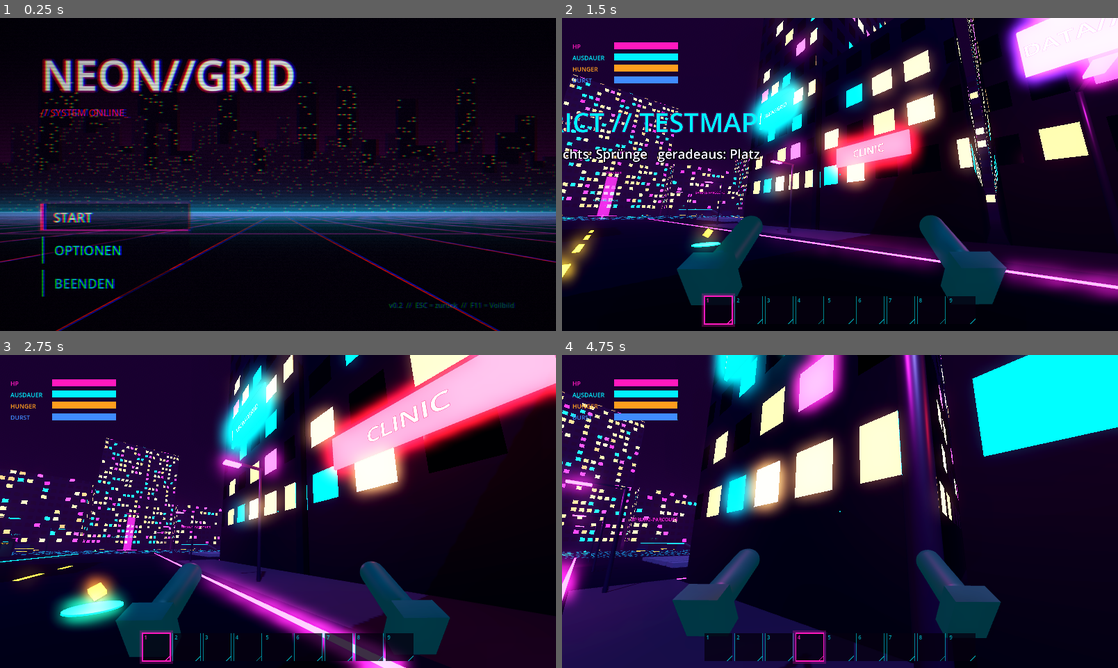
Above: before the commit, frames 1-4 (two rows, left to right).
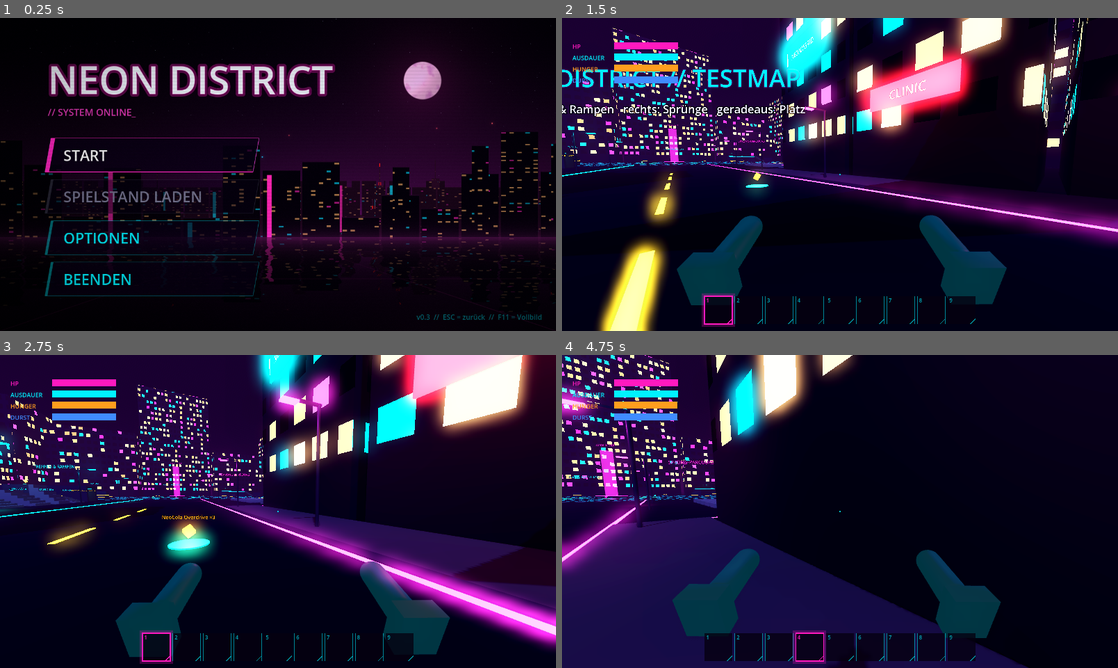
Above: after the commit, the same moments.

Repository: CaptainArschbart/Test
Game: Godot game, scene res://scenes/menu/main_menu.tscn
Same seed, same stepped clock (60 frames per second), same inputs: the game is played once before the commit and once after it.
Inputs (mouse positions are in pixels of both pictures, inside the frame that each line leads up to):
- Up to frame 1 (0.25 s): no input
- Up to frame 2 (1.5 s): click "START" at 0.5 s; tap Enter at 1.25 s; move the mouse to (867, 174) at 1.27 s; hold W (move_forward) from 1.28 s (still down); hold Q (drop_item) from 1.28 s (still down)
- Up to frame 3 (2.75 s): keep holding W (move_forward); tap Space (jump) at 1.52, 2.27 s; move the mouse to (250, 511) at 2.02 s; release Q (drop_item) at 2.03 s; tap 1 (hotbar_1) at 2.1 s
- Up to frame 4 (4.75 s): keep holding W (move_forward); move the mouse to (851, 505) at 2.77 s; tap 2 (hotbar_2) at 2.85 s; move the mouse to (834, 517) at 3.52 s; tap 3 (hotbar_3) at 3.6 s; tap Space (jump) at 3.77, 4.52 s; move the mouse to (878, 514) at 4.27 s; tap 4 (hotbar_4) at 4.35 s

The runs differ from the first frame. In frame 1, 31% of the frame differs, in the area x 0-100%, y 0-100%; in frame 2, 50%; in frame 3, 50%; in frame 4, 41%.

Commit message:
Hauptmenü neu gestaltet: Knöpfe links mittig, Spielstand laden, ruhigere Effekte, neuer Hintergrund
- Große, schräge Neon-Knöpfe links mittig unter dem Titel
- Neuer Knopf Spielstand laden (deaktiviert, noch kein Speichersystem)
- Titel NEON DISTRICT (Platzhalter) ohne Farbkanal-Kopien
- CRT-Overlay ohne Chromatic Aberration, Scanlines/Rauschen/Glitch schwächer
- Hintergrund: Sterne, Mond, Wolken, Flugtaxis, drei Häuserreihen mit
  Leuchtreklamen, nasse Straße mit Spiegelung
- README und claude_updatenotice.md ergänzt

Co-Authored-By: Claude Opus 5.5 (1M context) <noreply@anthropic.com>
Claude-Session: https://claude.ai/code/session_01TXpzxYt3h4hqLvFZxHJrh8

Diff:
--- a/scenes/menu/crt_overlay.gdshader
+++ b/scenes/menu/crt_overlay.gdshader
@@ -1,12 +1,13 @@
 shader_type canvas_item;
-// Liegt über dem ganzen Menü: Scanlines, Farbverschiebung (Chromatic
-// Aberration), Vignette und kurze Glitch-Störungen.
+// Liegt über dem ganzen Menü: feine Scanlines, Vignette, leichtes Rauschen und
+// seltene, schwache Glitch-Störungen. Keine Farbverschiebung (Chromatic
+// Aberration), damit Text scharf bleibt.
 
 uniform sampler2D screen_tex : hint_screen_texture, filter_linear_mipmap;
-uniform float scanline_strength : hint_range(0.0, 1.0) = 0.22;
-uniform float aberration : hint_range(0.0, 0.02) = 0.0025;
-uniform float vignette : hint_range(0.0, 2.0) = 0.9;
-// Wird vom Skript kurzzeitig hochgesetzt (0 = ruhig, 1 = starker Glitch).
+uniform float scanline_strength : hint_range(0.0, 1.0) = 0.07;
+uniform float vignette : hint_range(0.0, 2.0) = 0.7;
+uniform float noise_strength : hint_range(0.0, 0.2) = 0.015;
+// Wird vom Skript kurzzeitig hochgesetzt (0 = ruhig, 1 = stärkster Glitch).
 uniform float glitch : hint_range(0.0, 1.0) = 0.0;
 
 float hash(float n) {
@@ -16,26 +17,19 @@
 void fragment() {
 	vec2 uv = SCREEN_UV;
 
-	// Horizontale Streifen, die beim Glitch seitlich verrutschen
-	float band = floor(uv.y * 24.0 + floor(TIME * 18.0) * 3.0);
-	float shift = (hash(band) - 0.5) * 0.08 * glitch * step(0.6, hash(band + 1.7));
-	uv.x += shift;
+	// Beim Glitch verrutschen einzelne horizontale Streifen ein Stück.
+	float band = floor(uv.y * 32.0 + floor(TIME * 14.0) * 3.0);
+	uv.x += (hash(band) - 0.5) * 0.015 * glitch * step(0.75, hash(band + 1.7));
 
-	float ab = aberration + glitch * 0.012;
-	float r = texture(screen_tex, uv + vec2(ab, 0.0)).r;
-	float g = texture(screen_tex, uv).g;
-	float b = texture(screen_tex, uv - vec2(ab, 0.0)).b;
-	vec3 col = vec3(r, g, b);
+	vec3 col = texture(screen_tex, uv).rgb;
 
-	// Scanlines (an Bildschirmpixel gebunden) und leichtes Flackern
+	// Scanlines (an Bildschirmpixel gebunden), kaum Flackern
 	float scan = sin(FRAGCOORD.y * 3.14159) * 0.5 + 0.5;
 	col *= 1.0 - scanline_strength * scan;
-	col *= 0.97 + 0.03 * sin(TIME * 60.0);
+	col *= 0.99 + 0.01 * sin(TIME * 50.0);
 
-	// Rauschen
-	col += (hash(dot(FRAGCOORD.xy, vec2(12.9898, 78.233)) + TIME) - 0.5) * 0.04;
+	col += (hash(dot(FRAGCOORD.xy, vec2(12.9898, 78.233)) + TIME) - 0.5) * noise_strength;
 
-	// Vignette
 	vec2 v = SCREEN_UV - 0.5;
 	col *= 1.0 - dot(v, v) * vignette;
 
--- a/scenes/menu/main_menu.gd
+++ b/scenes/menu/main_menu.gd
@@ -1,5 +1,8 @@
 extends Control
-## Hauptmenü im Cyberpunk-Stil: Start, Optionen, Beenden.
+## Hauptmenü im Cyberpunk-Stil: Start, Spielstand laden, Optionen, Beenden.
+##
+## "Spielstand laden" ist ein Platzhalter und bleibt deaktiviert, bis es ein
+## Speichersystem gibt.
 ##
 ## Die Optionen sind die gemeinsame Szene scenes/options/options_menu.tscn, dieselbe
 ## wie im Pausemenü. Sie bearbeitet eine Kopie der Einstellungen. Erst "Übernehmen"
@@ -11,10 +14,12 @@
 @export_file("*.tscn") var game_scene := "res://scenes/testmap/testmap.tscn"
 
 @export_group("Glitch")
-## Zeitraum (Sekunden), in dem zufällig ein Glitch kommt.
-@export var glitch_interval_min := 1.5
-@export var glitch_interval_max := 4.5
-@export var glitch_duration := 0.18
+## Zeitraum (Sekunden), in dem zufällig ein schwacher Glitch kommt.
+@export var glitch_interval_min := 5.0
+@export var glitch_interval_max := 10.0
+@export var glitch_duration := 0.12
+## Stärke der zufälligen Glitches (0–1).
+@export_range(0.0, 1.0) var glitch_strength := 0.3
 
 var _glitch_timer := 0.0
 var _glitch_left := 0.0
@@ -23,11 +28,10 @@
 @onready var overlay_material: ShaderMaterial = $Overlay.material
 @onready var title_box: Control = %TitleBox
 @onready var title: Label = %Title
-@onready var title_cyan: Label = %TitleCyan
-@onready var title_magenta: Label = %TitleMagenta
 @onready var cursor_label: Label = %Subtitle
 @onready var main_buttons: Control = %MainButtons
 @onready var start_button: Button = %StartButton
+@onready var load_button: Button = %LoadButton
 @onready var options_button: Button = %OptionsButton
 @onready var quit_button: Button = %QuitButton
 @onready var options_panel: Control = %OptionsPanel
@@ -42,11 +46,14 @@
 	options_button.pressed.connect(_show_options)
 	quit_button.pressed.connect(_on_quit_pressed)
 	options.closed.connect(_hide_options)
-	options.glitch_requested.connect(_trigger_glitch)
+	# Die Optionen fordern recht kräftige Glitches an; im Hauptmenü gedämpft.
+	options.glitch_requested.connect(
+		func(strength: float, duration: float) -> void: _trigger_glitch(strength * 0.3, duration)
+	)
 
-	for button: Button in [start_button, options_button, quit_button]:
-		button.mouse_entered.connect(button.grab_focus)
-		button.focus_entered.connect(_trigger_glitch.bind(0.35, 0.08))
+	for button: Button in [start_button, load_button, options_button, quit_button]:
+		button.mouse_entered.connect(_focus_if_enabled.bind(button))
+		button.focus_entered.connect(_trigger_glitch.bind(0.12, 0.06))
 
 	_schedule_glitch()
 	start_button.grab_focus()
@@ -57,7 +64,7 @@
 func _process(delta: float) -> void:
 	_glitch_timer -= delta
 	if _glitch_timer <= 0.0:
-		_trigger_glitch(randf_range(0.4, 1.0), glitch_duration)
+		_trigger_glitch(randf_range(0.5, 1.0) * glitch_strength, glitch_duration)
 		_schedule_glitch()
 
 	var strength := 0.0
@@ -68,11 +75,8 @@
 			strength = 0.0
 	overlay_material.set_shader_parameter("glitch", strength)
 
-	# Titel: Farbkanäle zittern leicht, beim Glitch stärker.
-	var jitter := 2.0 + strength * 14.0
-	title_cyan.position = Vector2(randf_range(-jitter, 0.0), randf_range(-1.0, 1.0) * strength * 4.0)
-	title_magenta.position = Vector2(randf_range(0.0, jitter), randf_range(-1.0, 1.0) * strength * 4.0)
-	title.position.x = randf_range(-1.0, 1.0) * strength * 6.0
+	# Titel: ruhiges Neon, das beim Glitch kurz flackert.
+	title.modulate.a = 1.0 - strength * randf_range(0.0, 0.6)
 
 	# Blinkender Cursor hinter dem Untertitel.
 	var blink := fmod(Time.get_ticks_msec() / 1000.0, 1.0) < 0.5
@@ -86,6 +90,11 @@
 	elif event is InputEventKey and event.pressed and not event.echo and event.keycode == KEY_F11:
 		# Die Optionen ziehen das Vollbild im Entwurf selbst nach (Settings.changed).
 		Settings.toggle_fullscreen()
+
+
+func _focus_if_enabled(button: Button) -> void:
+	if not button.disabled:
+		button.grab_focus()
 
 
 func _trigger_glitch(strength: float, duration: float) -> void:
@@ -103,7 +112,7 @@
 	_starting = true
 	main_buttons.process_mode = Node.PROCESS_MODE_DISABLED
 	# Kurzer, harter Glitch als Übergang, dann ins Spiel.
-	_trigger_glitch(1.0, 0.5)
+	_trigger_glitch(0.6, 0.4)
 	var tween := create_tween()
 	tween.tween_property($Fade, "color:a", 1.0, 0.45)
 	await tween.finished
--- a/scenes/menu/main_menu.tscn
+++ b/scenes/menu/main_menu.tscn
@@ -13,21 +13,93 @@
 shader = ExtResource("3_crt")
 
 [sub_resource type="LabelSettings" id="LabelSettings_title"]
-font_size = 96
-font_color = Color(1, 1, 1, 1)
-outline_size = 2
-outline_color = Color(1, 1, 1, 0.6)
-shadow_size = 18
-shadow_color = Color(1, 0.1, 0.75, 0.45)
+font_size = 88
+font_color = Color(0.95, 0.97, 1, 1)
+outline_size = 3
+outline_color = Color(1, 0.2, 0.75, 0.55)
+shadow_size = 24
+shadow_color = Color(1, 0.1, 0.75, 0.35)
 shadow_offset = Vector2(0, 0)
 
-[sub_resource type="LabelSettings" id="LabelSettings_title_cyan"]
-font_size = 96
-font_color = Color(0, 0.95, 1, 0.75)
-
-[sub_resource type="LabelSettings" id="LabelSettings_title_magenta"]
-font_size = 96
-font_color = Color(1, 0.1, 0.6, 0.75)
+[sub_resource type="StyleBoxFlat" id="Style_menu_normal"]
+content_margin_left = 36.0
+content_margin_top = 16.0
+content_margin_right = 36.0
+content_margin_bottom = 16.0
+bg_color = Color(0.03, 0, 0.08, 0.72)
+border_width_left = 6
+border_width_top = 1
+border_width_right = 1
+border_width_bottom = 1
+border_color = Color(0, 0.95, 1, 0.45)
+skew = Vector2(0.18, 0)
+
+[sub_resource type="StyleBoxFlat" id="Style_menu_hover"]
+content_margin_left = 52.0
+content_margin_top = 16.0
+content_margin_right = 36.0
+content_margin_bottom = 16.0
+bg_color = Color(1, 0.1, 0.75, 0.28)
+border_width_left = 10
+border_width_top = 1
+border_width_right = 1
+border_width_bottom = 2
+border_color = Color(1, 0.15, 0.75, 1)
+skew = Vector2(0.18, 0)
+shadow_color = Color(1, 0.1, 0.75, 0.35)
+shadow_size = 16
+
+[sub_resource type="StyleBoxFlat" id="Style_menu_pressed"]
+content_margin_left = 52.0
+content_margin_top = 16.0
+content_margin_right = 36.0
+content_margin_bottom = 16.0
+bg_color = Color(0, 0.95, 1, 0.35)
+border_width_left = 10
+border_width_top = 1
+border_width_right = 1
+border_width_bottom = 2
+border_color = Color(0, 0.95, 1, 1)
+skew = Vector2(0.18, 0)
+shadow_color = Color(0, 0.95, 1, 0.35)
+shadow_size = 16
+
+[sub_resource type="StyleBoxFlat" id="Style_menu_focus"]
+draw_center = false
+border_width_left = 10
+border_width_top = 1
+border_width_right = 1
+border_width_bottom = 2
+border_color = Color(1, 0.15, 0.75, 1)
+skew = Vector2(0.18, 0)
+
+[sub_resource type="StyleBoxFlat" id="Style_menu_disabled"]
+content_margin_left = 36.0
+content_margin_top = 16.0
+content_margin_right = 36.0
+content_margin_bottom = 16.0
+bg_color = Color(0.03, 0, 0.08, 0.45)
+border_width_left = 6
+border_width_top = 1
+border_width_right = 1
+border_width_bottom = 1
+border_color = Color(0.35, 0.35, 0.45, 0.4)
+skew = Vector2(0.18, 0)
+
+[sub_resource type="Theme" id="Theme_menu_buttons"]
+Button/colors/font_color = Color(0, 0.95, 1, 1)
+Button/colors/font_disabled_color = Color(0.45, 0.45, 0.55, 1)
+Button/colors/font_focus_color = Color(1, 1, 1, 1)
+Button/colors/font_hover_color = Color(1, 1, 1, 1)
+Button/colors/font_hover_pressed_color = Color(1, 1, 1, 1)
+Button/colors/font_pressed_color = Color(1, 1, 1, 1)
+Button/font_sizes/font_size = 34
+Button/styles/disabled = SubResource("Style_menu_disabled")
+Button/styles/focus = SubResource("Style_menu_focus")
+Button/styles/hover = SubResource("Style_menu_hover")
+Button/styles/hover_pressed = SubResource("Style_menu_pressed")
+Button/styles/normal = SubResource("Style_menu_normal")
+Button/styles/pressed = SubResource("Style_menu_pressed")
 
 [node name="MainMenu" type="Control"]
 layout_mode = 3
@@ -56,85 +128,93 @@
 anchor_bottom = 1.0
 grow_horizontal = 2
 grow_vertical = 2
-theme_override_constants/margin_left = 96
-theme_override_constants/margin_top = 64
+theme_override_constants/margin_left = 110
+theme_override_constants/margin_top = 40
 theme_override_constants/margin_right = 96
-theme_override_constants/margin_bottom = 48
+theme_override_constants/margin_bottom = 40
 
 [node name="Layout" type="VBoxContainer" parent="Margin"]
 layout_mode = 2
-theme_override_constants/separation = 8
-
-[node name="TitleBox" type="Control" parent="Margin/Layout"]
-unique_name_in_owner = true
-custom_minimum_size = Vector2(0, 130)
-layout_mode = 2
-
-[node name="TitleCyan" type="Label" parent="Margin/Layout/TitleBox"]
-unique_name_in_owner = true
-layout_mode = 0
-offset_right = 900.0
-offset_bottom = 130.0
-text = "NEON//GRID"
-label_settings = SubResource("LabelSettings_title_cyan")
-
-[node name="TitleMagenta" type="Label" parent="Margin/Layout/TitleBox"]
-unique_name_in_owner = true
-layout_mode = 0
-offset_right = 900.0
-offset_bottom = 130.0
-text = "NEON//GRID"
-label_settings = SubResource("LabelSettings_title_magenta")
+size_flags_horizontal = 0
+theme_override_constants/separation = 0
+alignment = 1
+
+[node name="TitleBox" type="VBoxContainer" parent="Margin/Layout"]
+unique_name_in_owner = true
+layout_mode = 2
+theme_override_constants/separation = 0
 
 [node name="Title" type="Label" parent="Margin/Layout/TitleBox"]
 unique_name_in_owner = true
-layout_mode = 0
-offset_right = 900.0
-offset_bottom = 130.0
-text = "NEON//GRID"
+layout_mode = 2
+text = "NEON DISTRICT"
 label_settings = SubResource("LabelSettings_title")
 
-[node name="Subtitle" type="Label" parent="Margin/Layout"]
-unique_name_in_owner = true
-layout_mode = 2
-theme_override_colors/font_color = Color(1, 0.1, 0.75, 1)
+[node name="Subtitle" type="Label" parent="Margin/Layout/TitleBox"]
+unique_name_in_owner = true
+layout_mode = 2
+theme_override_colors/font_color = Color(1, 0.25, 0.8, 0.9)
 theme_override_font_sizes/font_size = 22
 text = "// SYSTEM ONLINE_"
 
-[node name="Spacer" type="Control" parent="Margin/Layout"]
-layout_mode = 2
-size_flags_vertical = 3
+[node name="Gap" type="Control" parent="Margin/Layout"]
+custom_minimum_size = Vector2(0, 44)
+layout_mode = 2
 
 [node name="MainButtons" type="VBoxContainer" parent="Margin/Layout"]
 unique_name_in_owner = true
-custom_minimum_size = Vector2(340, 0)
+custom_minimum_size = Vector2(480, 0)
 layout_mode = 2
 size_flags_horizontal = 0
-theme_override_constants/separation = 14
+theme = SubResource("Theme_menu_buttons")
+theme_override_constants/separation = 16
 
 [node name="StartButton" type="Button" parent="Margin/Layout/MainButtons"]
 unique_name_in_owner = true
+custom_minimum_size = Vector2(0, 78)
 layout_mode = 2
 text = "START"
 alignment = 0
 
+[node name="LoadButton" type="Button" parent="Margin/Layout/MainButtons"]
+unique_name_in_owner = true
+custom_minimum_size = Vector2(0, 78)
+layout_mode = 2
+tooltip_text = "Noch kein Spielstand vorhanden"
+disabled = true
+text = "SPIELSTAND LADEN"
+alignment = 0
+
 [node name="OptionsButton" type="Button" parent="Margin/Layout/MainButtons"]
 unique_name_in_owner = true
+custom_minimum_size = Vector2(0, 78)
 layout_mode = 2
 text = "OPTIONEN"
 alignment = 0
 
 [node name="QuitButton" type="Button" parent="Margin/Layout/MainButtons"]
 unique_name_in_owner = true
+custom_minimum_size = Vector2(0, 78)
 layout_mode = 2
 text = "BEENDEN"
 alignment = 0
 
-[node name="Footer" type="Label" parent="Margin/Layout"]
-layout_mode = 2
+[node name="Footer" type="Label" parent="."]
+layout_mode = 1
+anchors_preset = 3
+anchor_left = 1.0
+anchor_top = 1.0
+anchor_right = 1.0
+anchor_bottom = 1.0
+offset_left = -520.0
+offset_top = -44.0
+offset_right = -32.0
+offset_bottom = -16.0
+grow_horizontal = 0
+grow_vertical = 0
 theme_override_colors/font_color = Color(0, 0.95, 1, 0.5)
 theme_override_font_sizes/font_size = 16
-text = "v0.2  //  ESC = zurück  //  F11 = Vollbild"
+text = "v0.3  //  ESC = zurück  //  F11 = Vollbild"
 horizontal_alignment = 2
 
 [node name="OptionsPanel" type="PanelContainer" parent="."]
--- a/scenes/menu/menu_background.gdshader
+++ b/scenes/menu/menu_background.gdshader
@@ -1,67 +1,186 @@
 shader_type canvas_item;
-// Hintergrund des Hauptmenüs: Nachthimmel, Skyline mit Fenstern und ein
-// bewegtes Neon-Gitter als Boden.
+// Hintergrund des Hauptmenüs: Nachthimmel mit Sternen, Mond, Wolken und
+// Flugtaxis, drei Häuserreihen mit Fenstern und Leuchtreklamen, darunter nasser
+// Boden mit Spiegelung. Links abgedunkelt, damit Titel und Knöpfe lesbar sind.
 
-uniform vec4 sky_top : source_color = vec4(0.02, 0.0, 0.06, 1.0);
-uniform vec4 sky_horizon : source_color = vec4(0.35, 0.02, 0.32, 1.0);
-uniform vec4 grid_color : source_color = vec4(1.0, 0.1, 0.75, 1.0);
-uniform vec4 horizon_glow : source_color = vec4(0.0, 0.9, 1.0, 1.0);
-uniform vec4 window_color : source_color = vec4(1.0, 0.85, 0.3, 1.0);
-uniform float horizon = 0.62;
-uniform float grid_speed = 0.35;
+uniform vec4 sky_top : source_color = vec4(0.01, 0.0, 0.035, 1.0);
+uniform vec4 sky_horizon : source_color = vec4(0.26, 0.03, 0.28, 1.0);
+uniform vec4 haze_color : source_color = vec4(0.55, 0.12, 0.48, 1.0);
+uniform vec4 neon_magenta : source_color = vec4(1.0, 0.15, 0.7, 1.0);
+uniform vec4 neon_cyan : source_color = vec4(0.0, 0.9, 1.0, 1.0);
+uniform vec4 window_warm : source_color = vec4(1.0, 0.72, 0.38, 1.0);
+uniform float horizon = 0.7;
+// Wie schnell die Stadt seitlich vorbeizieht.
+uniform float drift_speed = 0.0035;
+// Helligkeit am linken Rand (1 = keine Abdunklung).
+uniform float left_shade = 0.5;
 
 float hash(vec2 p) {
 	return fract(sin(dot(p, vec2(127.1, 311.7))) * 43758.5453);
 }
 
+float noise(vec2 p) {
+	vec2 i = floor(p);
+	vec2 f = fract(p);
+	f = f * f * (3.0 - 2.0 * f);
+	return mix(
+		mix(hash(i), hash(i + vec2(1.0, 0.0)), f.x),
+		mix(hash(i + vec2(0.0, 1.0)), hash(i + vec2(1.0, 1.0)), f.x),
+		f.y
+	);
+}
+
+float fbm(vec2 p) {
+	float v = 0.0;
+	float a = 0.5;
+	for (int i = 0; i < 4; i++) {
+		v += a * noise(p);
+		p *= 2.03;
+		a *= 0.5;
+	}
+	return v;
+}
+
+vec3 sky(vec2 uv, float aspect, float t) {
+	float g = clamp(uv.y / horizon, 0.0, 1.0);
+	vec3 col = mix(sky_top.rgb, sky_horizon.rgb, pow(g, 1.8));
+
+	// Sterne, nur im oberen Teil
+	vec2 sp = vec2(uv.x * aspect, uv.y) * 140.0;
+	vec2 si = floor(sp);
+	float star = step(0.986, hash(si));
+	float twinkle = 0.5 + 0.5 * sin(t * 1.7 + hash(si + 1.0) * 6.28);
+	float sd = length(fract(sp) - 0.5);
+	col += vec3(0.8, 0.85, 1.0) * star * smoothstep(0.2, 0.0, sd) * twinkle * (1.0 - g) * 0.8;
+
+	// Mond mit Halo
+	float md = length(vec2(uv.x * aspect, uv.y) - vec2(0.76 * aspect, 0.2));
+	vec2 mp = vec2(uv.x * aspect, uv.y) - vec2(0.76 * aspect, 0.2);
+	float spots = fbm(mp * 40.0 + 3.0);
+	vec3 moon = mix(vec3(1.0, 0.84, 0.96), vec3(0.85, 0.6, 0.85), smoothstep(0.45, 0.75, spots));
+	moon *= 0.8 + 0.2 * smoothstep(0.06, -0.02, mp.x + mp.y);  // Licht von oben links
+	col = mix(col, moon, smoothstep(0.062, 0.058, md) * 0.9);
+	col += neon_magenta.rgb * 0.22 * exp(-md * 8.0);
+
+	// Wolkenbänder, von der Stadt rosa angeleuchtet
+	float c = fbm(vec2(uv.x * 2.5 + t * 0.008, uv.y * 6.0));
+	float clouds = smoothstep(0.48, 0.82, c) * smoothstep(0.15, 0.7, g);
+	col = mix(col, haze_color.rgb * (0.25 + 0.55 * g), clouds * 0.45);
+
+	// Flugtaxis: blinkende Lichtpunkte, die quer über den Himmel ziehen
+	for (int i = 0; i < 7; i++) {
+		float fi = float(i);
+		float y = 0.16 + hash(vec2(fi, 1.0)) * 0.34;
+		float speed = 0.01 + hash(vec2(fi, 2.0)) * 0.025;
+		float dir = hash(vec2(fi, 3.0)) > 0.5 ? 1.0 : -1.0;
+		float x = fract(hash(vec2(fi, 4.0)) + t * speed * dir);
+		float d = length(vec2((uv.x - x) * aspect, uv.y - y));
+		vec3 lc = hash(vec2(fi, 5.0)) > 0.5 ? neon_cyan.rgb : vec3(1.0, 0.35, 0.3);
+		float blink = 0.55 + 0.45 * step(0.5, fract(t * 1.3 + fi * 0.37));
+		col += lc * smoothstep(0.0035, 0.0, d) * blink;
+		col += lc * 0.15 * exp(-d * 260.0) * blink;
+	}
+	return col;
+}
+
+// Eine Häuserreihe (0 = hinten, 2 = vorne). rgb = Farbe, a = Deckung.
+vec4 buildings(vec2 uv, float layer, float t) {
+	float cols = 30.0 - layer * 8.0;
+	float x = uv.x * cols + t * drift_speed * cols * (0.4 + layer * 0.5) + layer * 13.7;
+	float id = floor(x);
+	float fx = fract(x);
+	float h = mix(0.06, 0.16 + layer * 0.12, hash(vec2(id, layer * 7.1)));
+	// Aufbau auf manchen Dächern
+	if (hash(vec2(id, layer + 3.3)) > 0.55 && fx > 0.3 && fx < 0.72) {
+		h += 0.03 + 0.03 * layer;
+	}
+	// Antenne mit rotem Blinklicht
+	bool antenna = hash(vec2(id, layer + 9.1)) > 0.8;
+	if (antenna && abs(fx - 0.5) < 0.025) {
+		h += 0.06;
+	}
+	float top = horizon - h;
+	if (uv.y < top || fx < 0.03 || fx > 0.97) {
+		if (antenna && abs(fx - 0.5) < 0.12 && abs(uv.y - (top - 0.004)) < 0.006) {
+			float on = step(0.5, fract(t * 0.8 + id * 0.13));
+			return vec4(vec3(1.0, 0.1, 0.1) * on, on * smoothstep(0.12, 0.0, abs(fx - 0.5)));
+		}
+		return vec4(0.0);
+	}
+
+	float far = 1.0 - layer / 2.0;
+	vec3 col = mix(vec3(0.015, 0.0, 0.04), haze_color.rgb * 0.22, far);
+
+	// Fenster
+	vec2 cell = vec2(fx * (7.0 - layer), (uv.y - top) * (150.0 - layer * 35.0));
+	vec2 wid = floor(cell);
+	vec2 wf = fract(cell);
+	float win = step(0.22, wf.x) * step(wf.x, 0.78) * step(0.28, wf.y) * step(wf.y, 0.72);
+	float lit = step(0.76, hash(wid + vec2(id * 17.0, layer * 31.0)));
+	float tint = hash(wid + vec2(id, 5.0));
+	vec3 wc = tint < 0.7 ? window_warm.rgb : (tint < 0.85 ? neon_cyan.rgb : neon_magenta.rgb);
+	col += wc * win * lit * mix(0.6, 0.22, far);
+
+	// Senkrechte Leuchtreklame
+	if (hash(vec2(id, layer + 21.7)) > 0.7) {
+		float y0 = top + 0.015;
+		float y1 = y0 + 0.08 + 0.07 * layer;
+		float sx = abs(fx - 0.2);
+		if (uv.y > y0 && uv.y < y1 && sx < 0.07) {
+			vec3 nc = hash(vec2(id, 2.0)) > 0.5 ? neon_magenta.rgb : neon_cyan.rgb;
+			float on = step(0.06, hash(vec2(id, floor(t * 2.5))));
+			float rim = smoothstep(0.07, 0.05, sx);
+			col = mix(col, nc * 1.2, rim * on * mix(0.9, 0.5, far));
+		}
+	}
+
+	// Dachkante leicht angeleuchtet
+	col += haze_color.rgb * 0.25 * smoothstep(0.004, 0.0, uv.y - top) * (1.0 - far);
+
+	// Dunst nach hinten
+	col = mix(col, haze_color.rgb * 0.38, far * 0.45);
+	return vec4(col, 1.0);
+}
+
+vec3 city(vec2 uv, float aspect, float t) {
+	vec3 col = sky(uv, aspect, t);
+	col += haze_color.rgb * exp(-(horizon - uv.y) * 10.0) * 0.4;
+	for (int l = 0; l < 3; l++) {
+		vec4 b = buildings(uv, float(l), t);
+		col = mix(col, b.rgb, b.a);
+	}
+	// Bodennebel zwischen den Häusern
+	col += haze_color.rgb * exp(-(horizon - uv.y) * 40.0) * 0.25;
+	return col;
+}
+
 void fragment() {
 	vec2 uv = UV;
+	float aspect = SCREEN_PIXEL_SIZE.y / SCREEN_PIXEL_SIZE.x;
+	float t = TIME;
 	vec3 col;
 
 	if (uv.y < horizon) {
-		// Himmel mit Verlauf
-		float t = uv.y / horizon;
-		col = mix(sky_top.rgb, sky_horizon.rgb, pow(t, 2.2));
+		col = city(uv, aspect, t);
+	} else {
+		// Nasser Boden: gestauchte, gewellte Spiegelung der Stadt
+		float d = uv.y - horizon;
+		float wave = sin(d * 170.0 - t * 1.8) * 0.0025 + (noise(vec2(uv.x * 50.0, d * 260.0 - t * 1.5)) - 0.5) * 0.006;
+		vec2 ruv = vec2(uv.x + wave * smoothstep(0.0, 0.05, d), horizon - d * 1.4);
+		vec3 refl = city(ruv, aspect, t);
+		col = mix(vec3(0.008, 0.0, 0.025), refl, 0.38 * exp(-d * 2.5));
 
-		// Skyline: zwei Ebenen Hochhäuser
-		for (int layer = 0; layer < 2; layer++) {
-			float fl = float(layer);
-			float cols = 28.0 + fl * 18.0;
-			float bx = floor(uv.x * cols + fl * 7.0);
-			float h = 0.12 + hash(vec2(bx, fl)) * (0.32 - fl * 0.12);
-			float top = horizon - h;
-			if (uv.y > top) {
-				vec3 building = mix(vec3(0.03, 0.0, 0.07), vec3(0.08, 0.01, 0.12), fl);
-				// Fenster
-				vec2 cell = vec2(fract(uv.x * cols + fl * 7.0) * 4.0, (uv.y - top) * 90.0);
-				vec2 wid = floor(cell);
-				vec2 wf = fract(cell);
-				float lit = step(0.72, hash(wid + vec2(bx * 13.0, fl * 5.0)));
-				float flicker = step(0.02, hash(wid + floor(TIME * 2.0 + bx)));
-				float win = step(0.25, wf.x) * step(wf.x, 0.75) * step(0.3, wf.y) * step(wf.y, 0.7);
-				building += window_color.rgb * win * lit * flicker * (0.5 - fl * 0.2);
-				col = building;
-			}
-		}
-
-		// Leuchten am Horizont
-		col += horizon_glow.rgb * exp(-(horizon - uv.y) * 28.0) * 0.6;
-	} else {
-		// Boden mit perspektivischem Gitter
-		float d = uv.y - horizon;
-		float z = 0.08 / max(d, 0.0005);
-		float x = (uv.x - 0.5) * z * 6.0;
-		float zz = z + TIME * grid_speed * 4.0;
-		float lx = abs(fract(x) - 0.5);
-		float lz = abs(fract(zz) - 0.5);
-		float w = fwidth(x) * 1.5;
-		float wz = fwidth(zz) * 1.5;
-		float line = max(1.0 - smoothstep(0.0, w, lx - 0.0), 1.0 - smoothstep(0.0, wz, lz));
-		float fade = smoothstep(0.0, 0.25, d);
-		col = vec3(0.02, 0.0, 0.05);
-		col += grid_color.rgb * line * (0.35 + fade);
-		col += horizon_glow.rgb * exp(-d * 30.0) * 0.8;
+		// Dezentes Gitter in der Pfütze
+		float z = 0.06 / max(d, 0.001);
+		float gx = (uv.x - 0.5) * z * 5.0;
+		float gz = z + t * 0.2;
+		float lx = abs(fract(gx) - 0.5);
+		float lz = abs(fract(gz) - 0.5);
+		float line = max(1.0 - smoothstep(0.0, fwidth(gx) * 1.2, lx), 1.0 - smoothstep(0.0, fwidth(gz) * 1.2, lz));
+		col += neon_magenta.rgb * line * 0.12 * smoothstep(0.0, 0.25, d);
+		col += haze_color.rgb * exp(-d * 30.0) * 0.45;
 	}
 
+	col *= mix(left_shade, 1.0, smoothstep(0.05, 0.62, uv.x));
 	COLOR = vec4(col, 1.0);
 }
Not shown: 1 places in scenes/menu/main_menu.tscn that only renumber resources
Not shown, changed: README.md
Not shown, changed: claude_updatenotice.md
